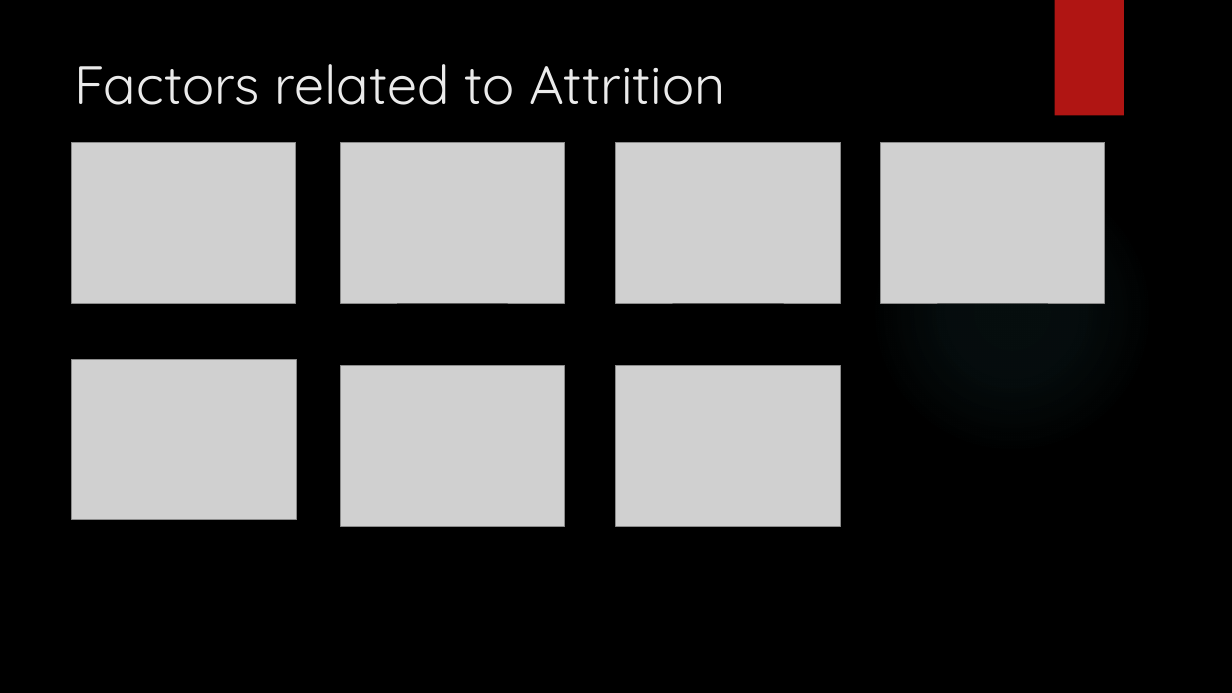
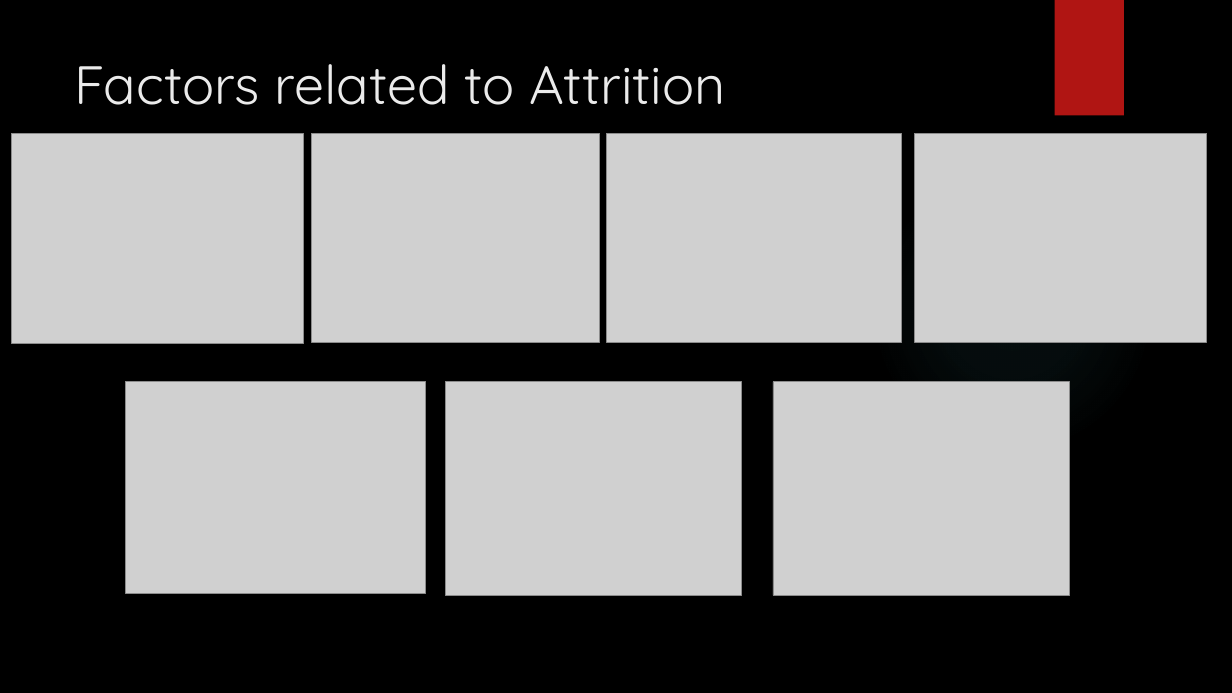
Before and after one commit to rmpalmer/CaseStudy2DDS, a slide deck: slide 7 of Richard_Palmer_Case_Study_2.pptx (slide 6 before the commit). Drawn at 1232x693 pixels with LibreOffice and Linux fonts; fonts in the diff are those of the drawing; grey boxes stand for pictures; background and template pictures are left out. Boxes give left, top, right and bottom in pixels: in the first picture for what was removed or moved away, otherwise in the second. Text is boxed around its words. In the diff, an @@ line names an element or a change of style, - is before the commit and + after.

```diff
--- a/Richard_Palmer_Case_Study_2.pptx
+++ b/Richard_Palmer_Case_Study_2.pptx
@@ picture: place and size @@
-picture at (71, 142, 296, 303)
+picture at (11, 133, 304, 343)
@@ picture: place and size @@
-picture at (340, 142, 565, 303)
+picture at (311, 133, 600, 342)
@@ picture: place and size @@
-picture at (616, 142, 841, 303)
+picture at (607, 133, 902, 342)
@@ picture: place and size @@
-picture at (881, 142, 1105, 303)
+picture at (915, 133, 1208, 342)
@@ picture: place and size @@
-picture at (72, 360, 297, 520)
+picture at (126, 381, 425, 593)
@@ picture: place and size @@
-picture at (340, 366, 565, 527)
+picture at (445, 382, 742, 595)
@@ picture: place and size @@
-picture at (616, 366, 841, 527)
+picture at (774, 382, 1070, 595)
```
Also in this commit, not shown: 5 other slides changed, 10 slides added, 5 slides removed.
